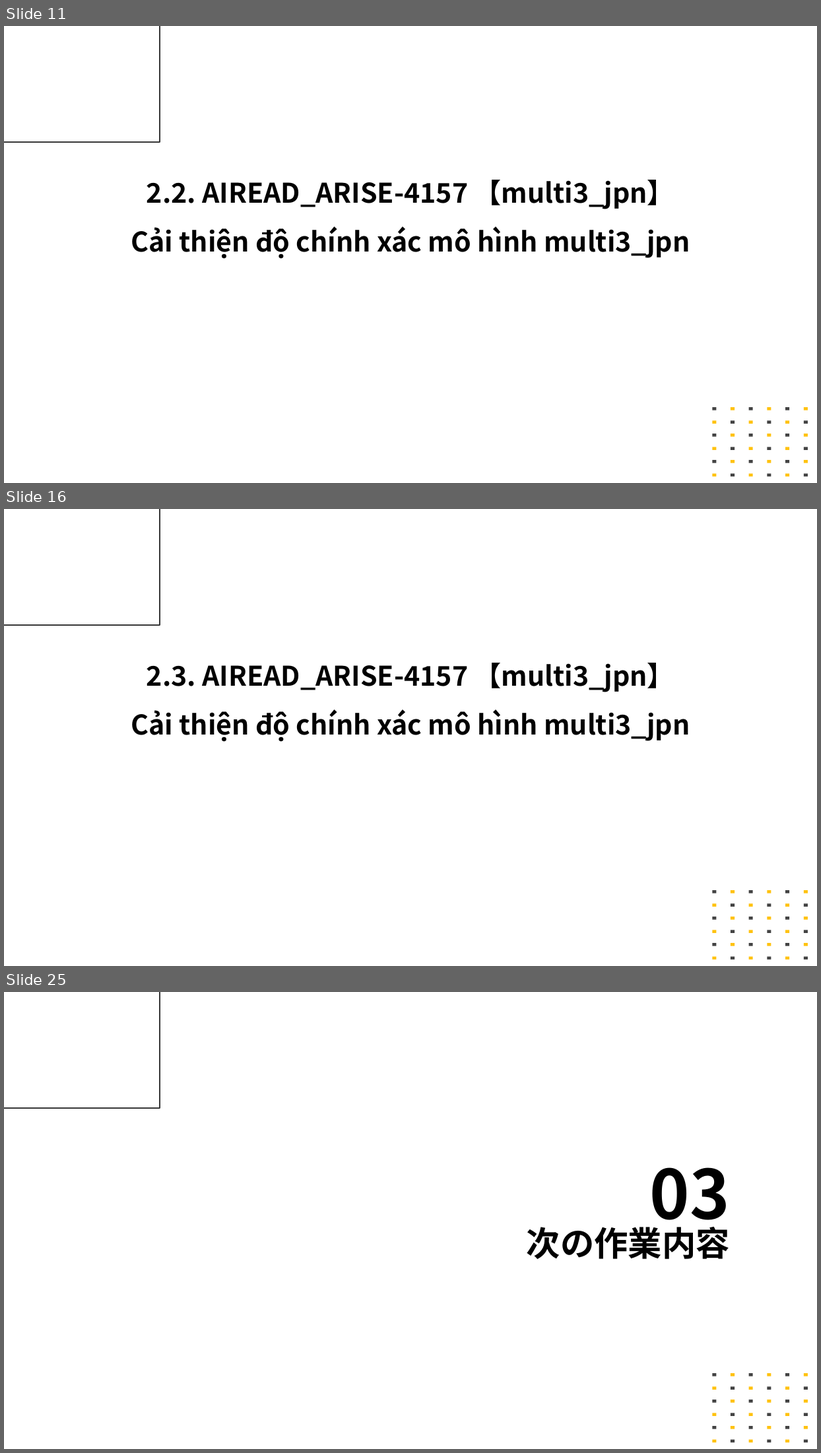
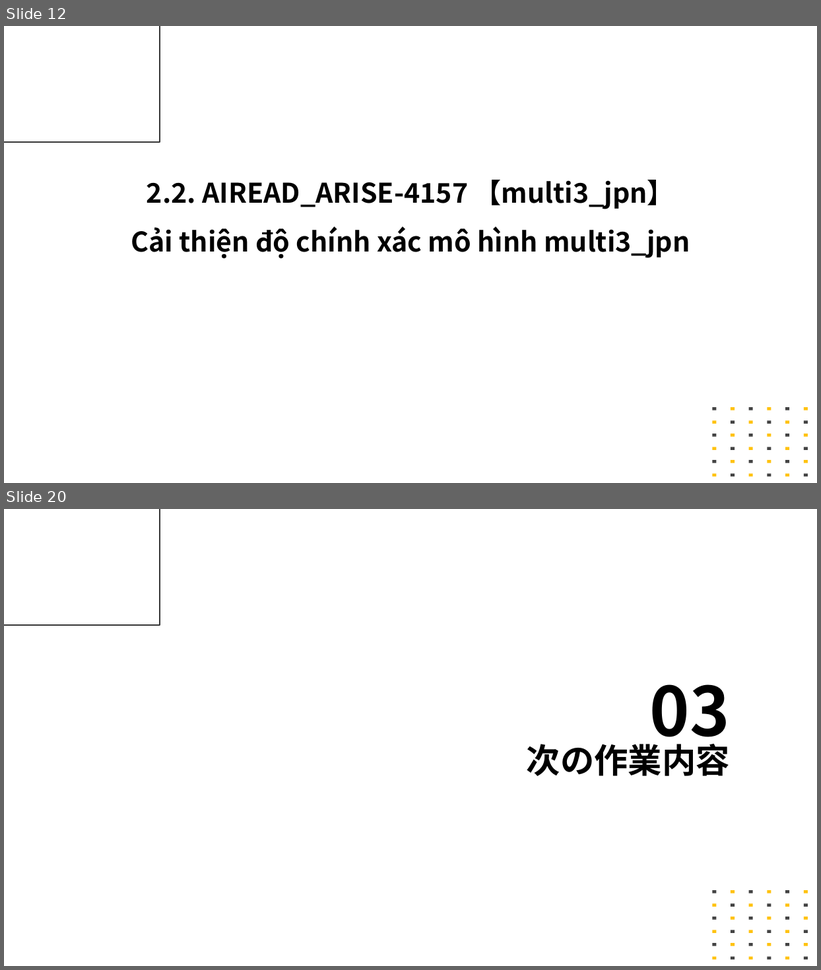
Before and after one commit to anhnvVNU/slide_maker, a slide deck: output/final_presentation.pptx. Shown one above the other, each under a label of ours: slides 11, 16 and 25 before the commit, slides 12 and 20 after it; the slides between them are not shown. The pictures are 821x1453 and 821x970 pixels, drawn with LibreOffice and Linux fonts; fonts in the diff are those of the drawing. Boxes give left, top, right and bottom in pixels: in the first picture for what was removed or moved away, otherwise in the second. Text is boxed around its words. In the diff, an @@ line names an element or a change of style, - is before the commit and + after.

```diff
--- a/output/final_presentation.pptx
+++ b/output/final_presentation.pptx
@@ slide 16 removed at <box>4,509,817,966</box>, background #FFFFFF; not listed: 37 template elements that a slide beside it also shows @@
@@ text removed at <box>131,663,690,742</box> @@
-2.3. AIREAD_ARISE-4157 【multi3_jpn】
-Cải thiện độ chính xác mô hình multi3_jpn
@@ what was slide 11 is now slide 12 @@
@@ what was slide 25 is now slide 20 @@
```
Also in this commit, not shown: 13 slides changed, 2 slides added, 6 other slides removed, 11 other files.
